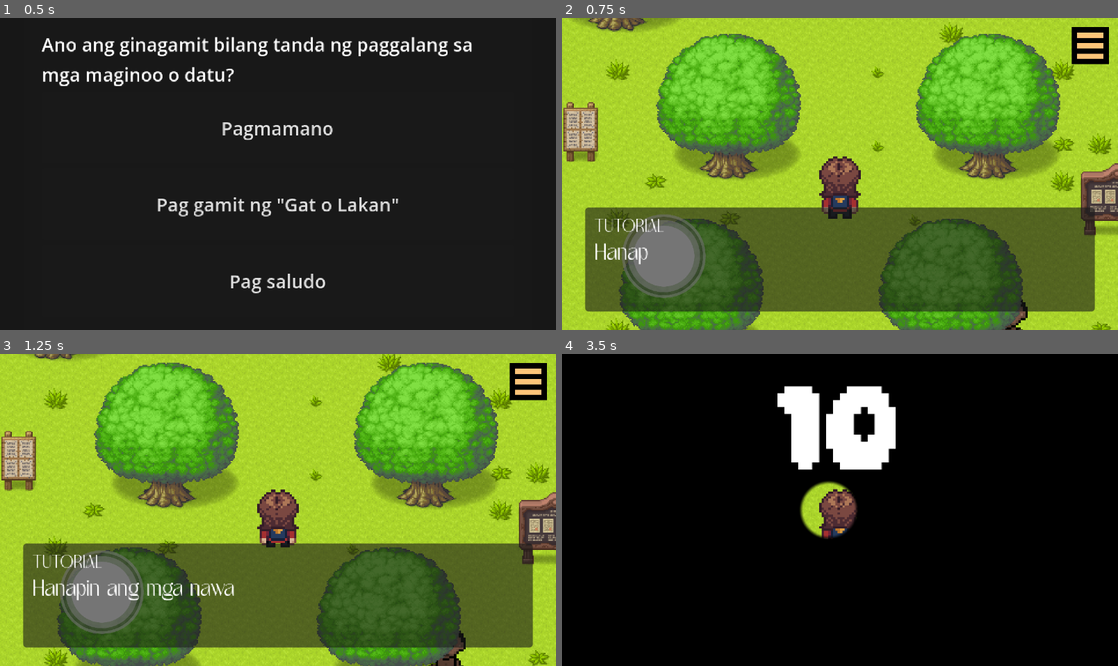
Above: before the commit, frames 1-4 (two rows, left to right).
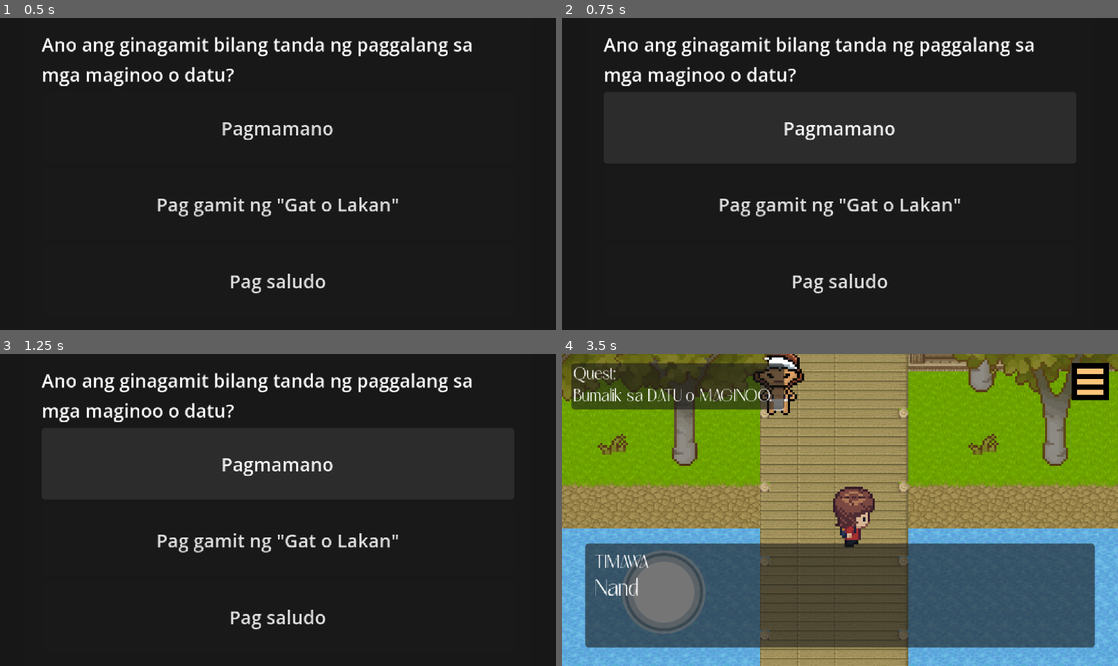
Above: after the commit, the same moments.

Repository: ChrisF29/lakbayan-project
Game: Godot game, scene res://minigames/hide_seek_quiz.tscn
The game is run twice, just before and just after one commit, with the same random seed, the same clock (stepped at 60 frames per second) and the same inputs. This scene is started directly instead of the project's main scene.
Inputs (mouse positions are in pixels of both pictures, inside the frame that each line leads up to):
- Up to frame 1 (0.5 s): no input
- Up to frame 2 (0.75 s): click "Pagmamano" at 0.5 s
- Up to frame 3 (1.25 s): no input
- Up to frame 4 (3.5 s): click (840, 541) at 1.25 s, where only the run after the commit has a clickable "Pag gamit ng 'Gat o Lakan'"; click (840, 616) at 2 s, where only the run after the commit has a clickable "Pag saludo"; tap Enter at 2.75 s; move the mouse to (962, 494) at 2.77 s; hold D (right) from 2.78 s (still down); tap E (interact) at 2.85 s; click (962, 494) at 2.92 s

Frame 1 is identical in both runs. In frame 2, 99% of the frame differs, in the area x 0-100%, y 0-100%; in frame 3, 99%; in frame 4, 99%.

Commit message:
Refactor answer handling and color feedback in quiz scripts

Diff:
--- a/minigames/scripts/hide_seek_quiz.gd
+++ b/minigames/scripts/hide_seek_quiz.gd
@@ -8,29 +8,51 @@
 
 @onready var reward_label = $RewardLabel
 
+const WRONG_COLOR = Color(1, 0, 0)
+const CORRECT_COLOR = Color(0, 1, 0)
+
 func _ready():
+	reset_answer_colors()
+
+	answer_a.button_down.connect(
+		Callable(self, "preview_answer").bind(answer_a, WRONG_COLOR)
+	)
+
+	answer_b.button_down.connect(
+		Callable(self, "preview_answer").bind(answer_b, CORRECT_COLOR)
+	)
+
+	answer_c.button_down.connect(
+		Callable(self, "preview_answer").bind(answer_c, WRONG_COLOR)
+	)
 
 	answer_a.pressed.connect(
-		Callable(self, "wrong_answer")
+		Callable(self, "wrong_answer").bind(answer_a)
 	)
 
 	answer_b.pressed.connect(
-		Callable(self, "correct_answer")
+		Callable(self, "correct_answer").bind(answer_b)
 	)
 
 	answer_c.pressed.connect(
-		Callable(self, "wrong_answer")
+		Callable(self, "wrong_answer").bind(answer_c)
 	)
 
-func wrong_answer():
+func wrong_answer(button):
+	preview_answer(button, WRONG_COLOR)
 
 	print("WRONG ANSWER")
+
+	await get_tree().create_timer(
+		3.0
+	).timeout
 
 	get_tree().change_scene_to_file(
         "res://minigames/hide_seek_area.tscn"
 	)
 
-func correct_answer():
+func correct_answer(button):
+	preview_answer(button, CORRECT_COLOR)
 
 	print("CORRECT!")
 
@@ -40,6 +62,24 @@
 	)
 
 	reward_player()
+
+func preview_answer(button, color):
+	reset_answer_colors()
+	set_answer_color(button, color)
+
+func set_answer_color(button, color):
+	button.add_theme_color_override("font_color", color)
+	button.add_theme_color_override("font_color_hover", color)
+	button.add_theme_color_override("font_color_pressed", color)
+	button.add_theme_color_override("font_color_focus", color)
+
+func reset_answer_colors():
+	var buttons = [answer_a, answer_b, answer_c]
+	for button in buttons:
+		button.remove_theme_color_override("font_color")
+		button.remove_theme_color_override("font_color_hover")
+		button.remove_theme_color_override("font_color_pressed")
+		button.remove_theme_color_override("font_color_focus")
 
 func reward_player():
 
--- a/minigames/scripts/maharlika_quiz.gd
+++ b/minigames/scripts/maharlika_quiz.gd
@@ -5,27 +5,49 @@
 @onready var answer_c = $Panel/VBoxContainer/AnswerC
 @onready var reward_label = $RewardLabel
 
+const WRONG_COLOR = Color(1, 0, 0)
+const CORRECT_COLOR = Color(0, 1, 0)
+
 func _ready():
+	reset_answer_colors()
+
+	answer_a.button_down.connect(
+		Callable(self, "preview_answer").bind(answer_a, CORRECT_COLOR)
+	)
+
+	answer_b.button_down.connect(
+		Callable(self, "preview_answer").bind(answer_b, WRONG_COLOR)
+	)
+
+	answer_c.button_down.connect(
+		Callable(self, "preview_answer").bind(answer_c, WRONG_COLOR)
+	)
 
 	answer_a.pressed.connect(
-		Callable(self, "correct_answer")
+		Callable(self, "correct_answer").bind(answer_a)
 	)
 
 	answer_b.pressed.connect(
-		Callable(self, "wrong_answer")
+		Callable(self, "wrong_answer").bind(answer_b)
 	)
 
 	answer_c.pressed.connect(
-		Callable(self, "wrong_answer")
+		Callable(self, "wrong_answer").bind(answer_c)
 	)
 
-func wrong_answer():
+func wrong_answer(button):
+	preview_answer(button, WRONG_COLOR)
+
+	await get_tree().create_timer(
+		3.0
+	).timeout
 
 	get_tree().change_scene_to_file(
 		"res://minigames/hilaan_lubid.tscn"
 	)
 
-func correct_answer():
+func correct_answer(button):
+	preview_answer(button, CORRECT_COLOR)
 
 	QuestManager.set_state(
 		"rope_game_complete",
@@ -33,6 +55,24 @@
 	)
 
 	reward_player()
+
+func preview_answer(button, color):
+	reset_answer_colors()
+	set_answer_color(button, color)
+
+func set_answer_color(button, color):
+	button.add_theme_color_override("font_color", color)
+	button.add_theme_color_override("font_color_hover", color)
+	button.add_theme_color_override("font_color_pressed", color)
+	button.add_theme_color_override("font_color_focus", color)
+
+func reset_answer_colors():
+	var buttons = [answer_a, answer_b, answer_c]
+	for button in buttons:
+		button.remove_theme_color_override("font_color")
+		button.remove_theme_color_override("font_color_hover")
+		button.remove_theme_color_override("font_color_pressed")
+		button.remove_theme_color_override("font_color_focus")
 
 func reward_player():
 
